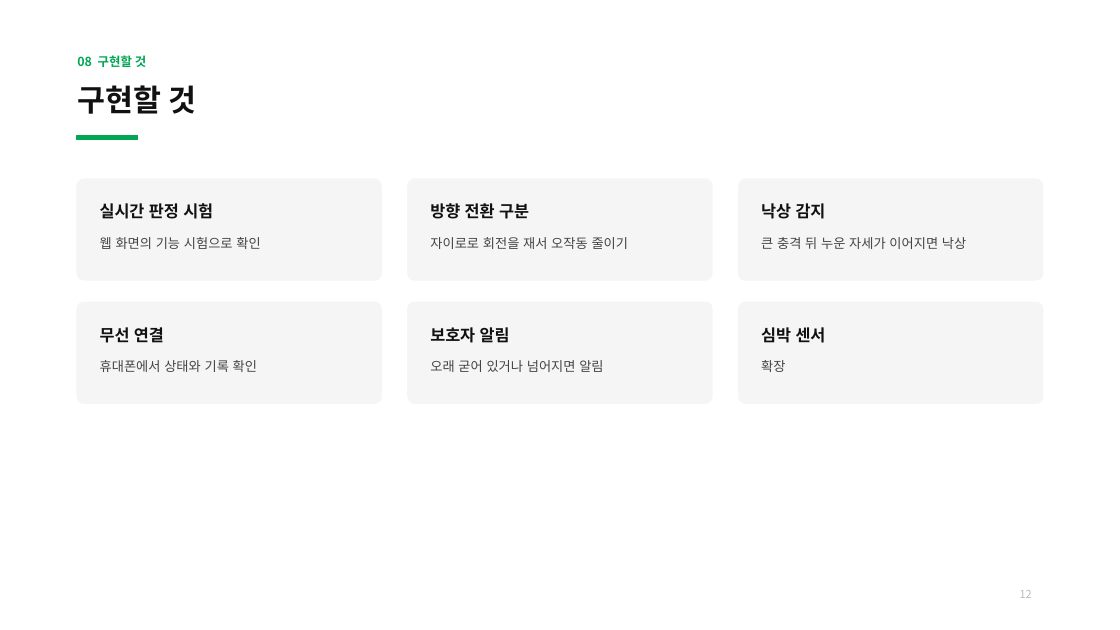
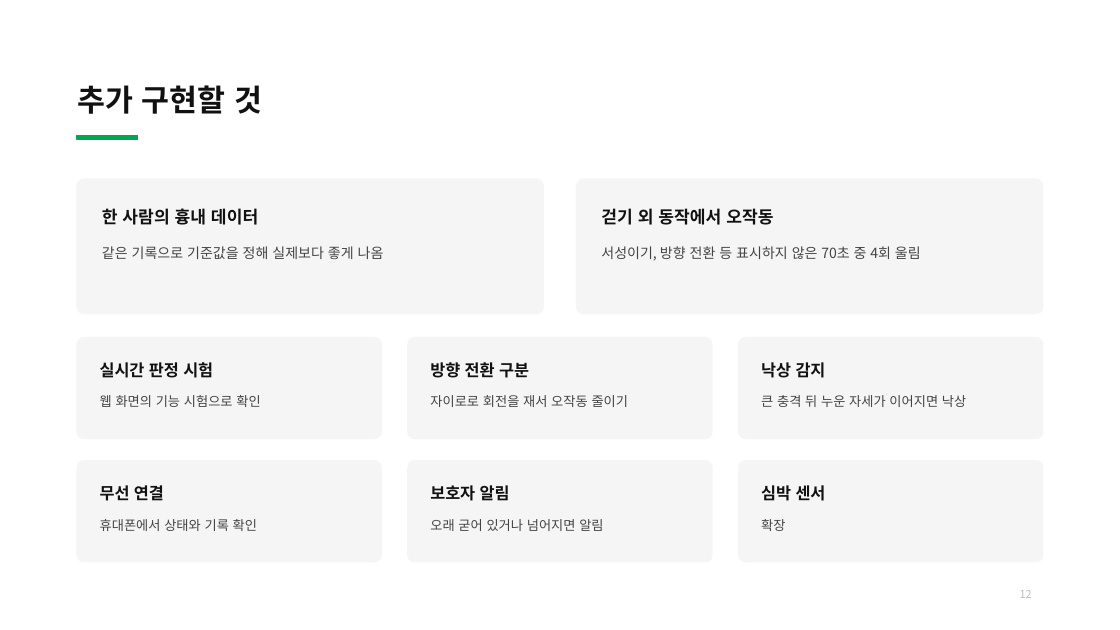
Before and after one commit to bell-ha/fog-cue, a slide deck: slide 12 of 2_중간발표/32203482이종하_개인맞춤형디바이스개발_중간발표.pptx. Drawn at 1120x630 pixels with LibreOffice and Linux fonts; fonts in the diff are those of the drawing. Boxes give left, top, right and bottom in pixels: in the first picture for what was removed or moved away, otherwise in the second. Text is boxed around its words. In the diff, an @@ line names an element or a change of style, - is before the commit and + after.

```diff
--- a/2_중간발표/32203482이종하_개인맞춤형디바이스개발_중간발표.pptx
+++ b/2_중간발표/32203482이종하_개인맞춤형디바이스개발_중간발표.pptx
@@ text removed at [77, 55, 146, 67] @@
-08 구현할 것
@@ title at [77, 85, 262, 114]: text changed @@
-구현할 것
+추가 구현할 것
@@ rounded rectangle: place and size @@
-rounded rectangle at [77, 179, 381, 280]
+rounded rectangle at [77, 179, 543, 314]
@@ rounded rectangle at [77, 179, 543, 314]: proportions changed @@
@@ rounded rectangle at [577, 179, 1043, 314]: proportions changed @@
@@ rounded rectangle: place and size @@
-rounded rectangle at [408, 179, 711, 280]
+rounded rectangle at [577, 179, 1043, 314]
@@ text added at [102, 208, 258, 225], 11 pt, text #111111, bold @@
+한 사람의 흉내 데이터
@@ text added at [601, 208, 773, 225], 11 pt, text #111111, bold @@
+걷기 외 동작에서 오작동
@@ text added at [102, 246, 384, 259], 9 pt, text #444444 @@
+같은 기록으로 기준값을 정해 실제보다 좋게 나옴
@@ text added at [601, 246, 921, 260], 9 pt, text #444444 @@
+서성이기, 방향 전환 등 표시하지 않은 70초 중 4회 울림
@@ 3 rounded rectangles: place and size @@
-3 rounded rectangles at [77, 302, 1043, 403]
+3 rounded rectangles at [77, 338, 1043, 439]
@@ rounded rectangle added at [77, 461, 381, 562], fill #F5F5F5, outline #F5F5F5 1 pt @@
@@ rounded rectangle added at [408, 461, 711, 562], fill #F5F5F5, outline #F5F5F5 1 pt @@
@@ rounded rectangle: place and size @@
-rounded rectangle at [739, 179, 1043, 280]
+rounded rectangle at [739, 461, 1043, 562]
@@ 12 texts: place and size @@
-12 texts at [100, 203, 966, 372]
+12 texts at [100, 362, 966, 531]
```
Also in this commit, not shown: 9 other slides changed, 2 slides added, 2 slides removed, 11 other files.
